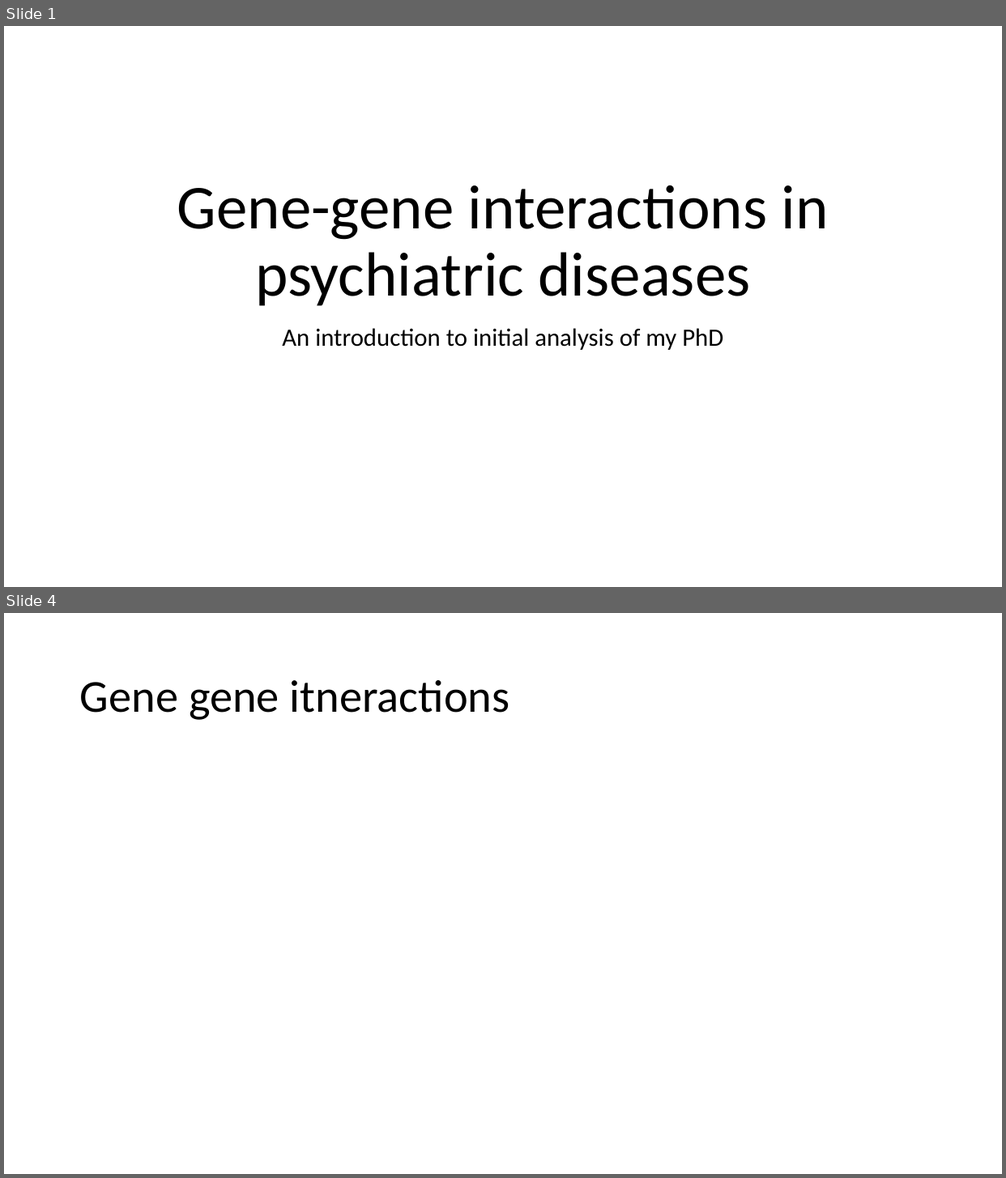
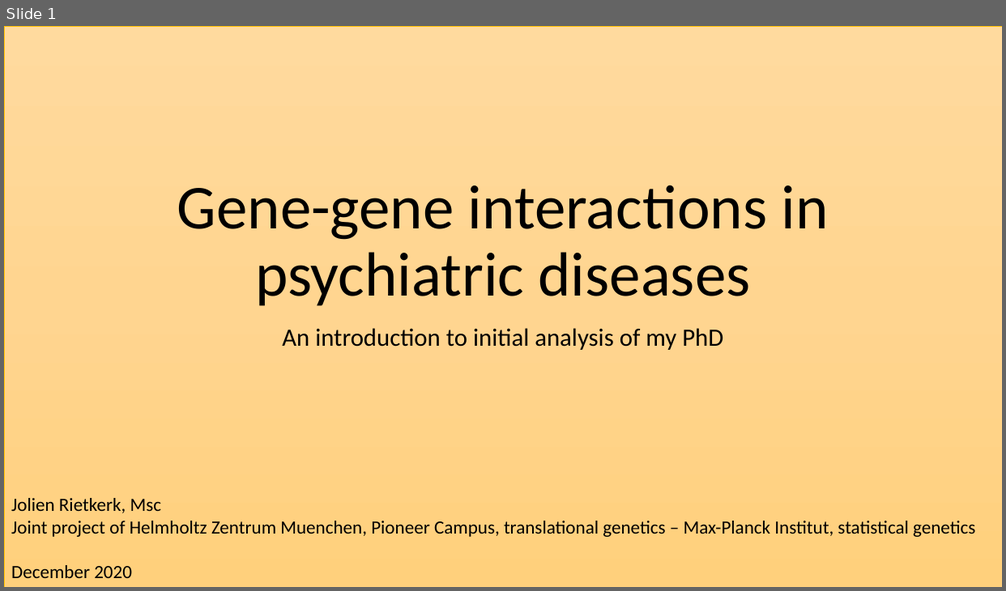
Before and after one commit to JolienRietkerk/PhD, a slide deck: doc/PhD intro to MPI.pptx. Shown one above the other, each under a label of ours: slides 1 and 4 before the commit, slide 1 after it; the slides between them are not shown. The pictures are 1006x1178 and 1006x591 pixels, drawn with LibreOffice and Linux fonts; fonts in the diff are those of the drawing. Boxes give left, top, right and bottom in pixels: in the first picture for what was removed or moved away, otherwise in the second. Text is boxed around its words. In the diff, an @@ line names an element or a change of style, - is before the commit and + after.

```diff
--- a/doc/PhD intro to MPI.pptx
+++ b/doc/PhD intro to MPI.pptx
@@ slide 4 removed at (4, 613, 1002, 1174), background #FFFFFF @@
@@ title removed at (80, 680, 510, 720) @@
-Gene gene itneractions
@@ slide 1 changed as well @@
@@ rectangle added at (4, 26, 1002, 587), fill gradient #FFDB9E to #FFD590 to #FFD07C, outline #FFC000 0.5 pt @@
@@ text added at (11, 498, 975, 578), 18 pt, text #000000 @@
+Jolien Rietkerk, Msc
+Joint project of Helmholtz Zentrum Muenchen, Pioneer Campus, translational genetics – Max-Planck Institut, statistical genetics
+December 2020
```
Also in this commit, not shown: 3 other slides changed, 11 slides added, 2 other slides removed.
